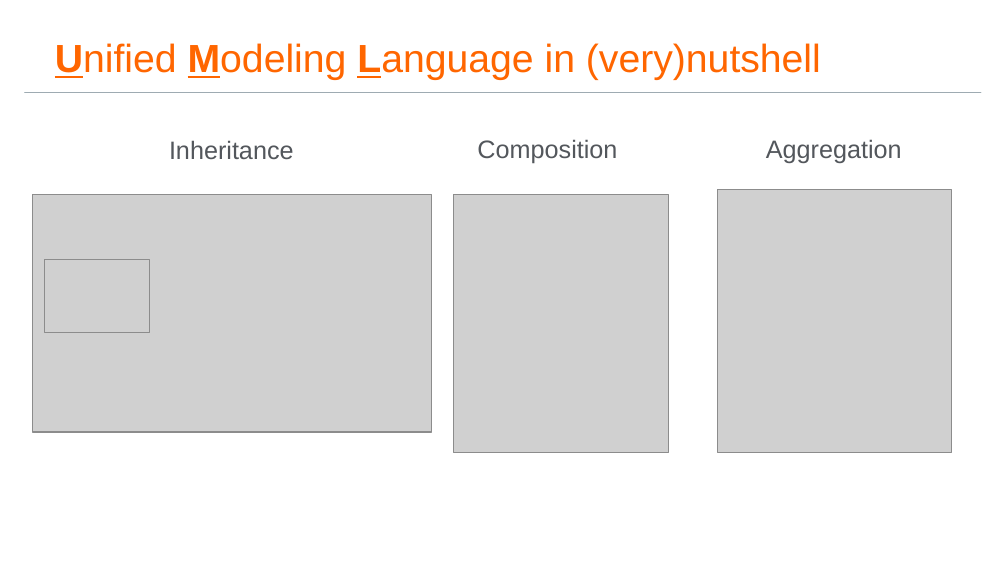
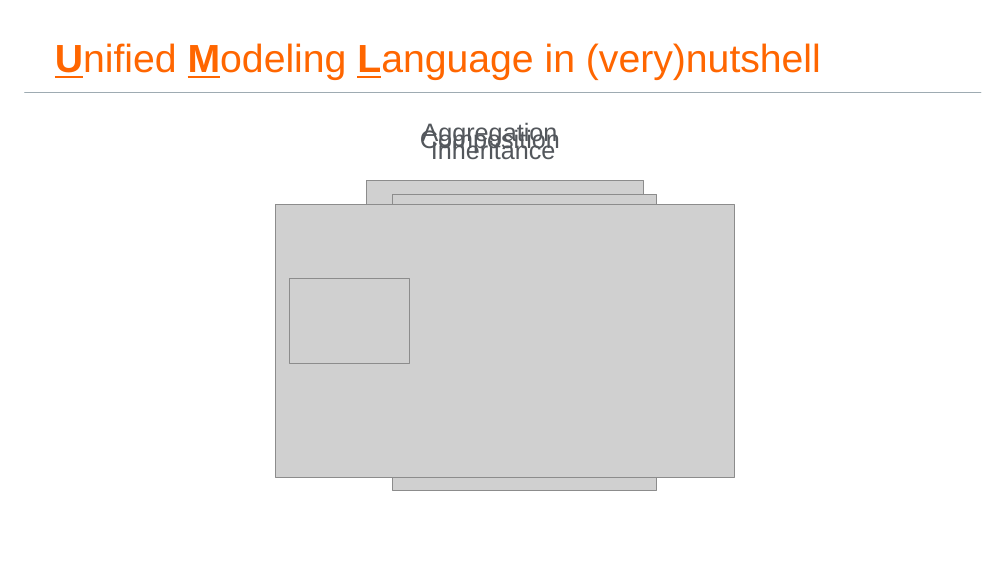
Before and after one commit to hguillou/Jan2017_DesignPatternsTraining, a slide deck: slide 3 of Documents/Design Patterns Presentation.pptx. Drawn at 1008x567 pixels with LibreOffice and Linux fonts; fonts in the diff are those of the drawing; grey boxes stand for pictures; background and template pictures are left out. Boxes give left, top, right and bottom in pixels: in the first picture for what was removed or moved away, otherwise in the second. Text is boxed around its words. In the diff, an @@ line names an element or a change of style, - is before the commit and + after.

```diff
--- a/Documents/Design Patterns Presentation.pptx
+++ b/Documents/Design Patterns Presentation.pptx
@@ text "Composition": place and size @@
-text "Composition" at [477,139,617,164]
+text "Composition" at [420,127,560,153]
@@ text "Aggregation": place and size @@
-text "Aggregation" at [766,139,902,163]
+text "Aggregation" at [422,123,558,147]
@@ text "Inheritance": place and size @@
-text "Inheritance" at [169,140,294,159]
+text "Inheritance" at [431,139,556,159]
@@ picture: place and size @@
-picture at [32,195,431,432]
+picture at [275,205,735,477]
@@ picture: place and size @@
-picture at [718,190,952,453]
+picture at [367,180,644,477]
@@ picture: place and size @@
-picture at [454,195,668,453]
+picture at [393,195,657,491]
@@ picture: place and size @@
-picture at [44,259,149,333]
+picture at [289,279,409,364]
```
Also in this commit, not shown: 3 other slides changed, 1 slide added.
